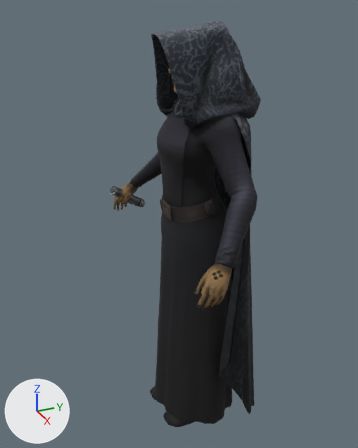
An edit to the glTF model extracted/char_barriss_light_pre/char_barriss_light_pre.anim.glb, drawn before and after from the same camera.
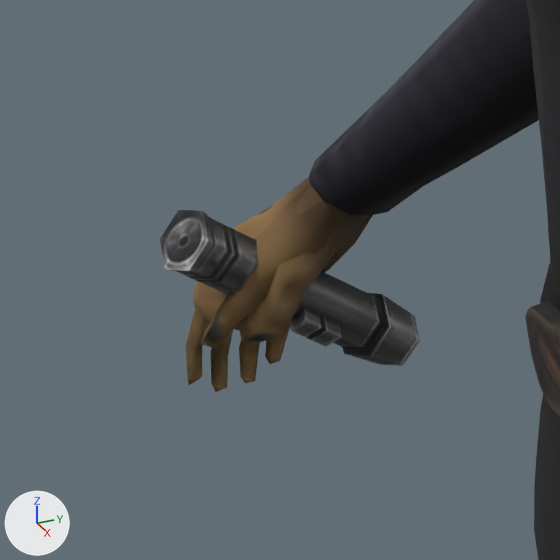
Old and new are each drawn whole from a camera (50 mm lens) standing at (1.78, -0.805, 1.908) and looking at (-0.06, 0.023, 0.987) and again close up on the part from 25% to 46% of the width and 35% to 52% of the height. Arrows for +X, +Y and +Z are at lower left; the lights stay in place. The first two pictures are the older version.

Objects in the first close-up: 'BarrissOffee_fist_r_mesh', 'BarrissOffee_hand_r_mesh', 'barrissoffee_mesh', 'swd_barriss_pre'.
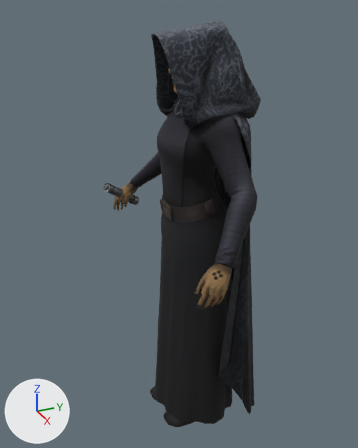
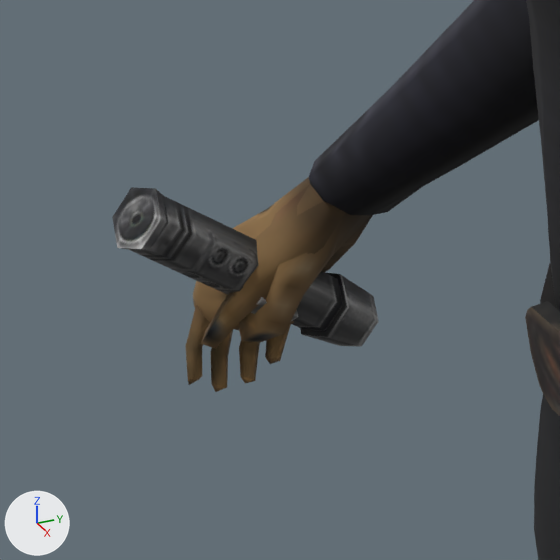
ob_right_wpnjnt is not drawn itself; it is the parent of ob_swd_barriss_pre.

Boxes (x1, y1, x2, y2) around the edits, measured in the close-ups (560 x 560 px):
'swd_barriss_pre', moved: before (160, 210, 420, 366); after (112, 187, 379, 347)

Diff of the bpy script that builds the scene:
```diff
--- a/extracted/char_barriss_light_pre/char_barriss_light_pre.anim.glb.py
+++ b/extracted/char_barriss_light_pre/char_barriss_light_pre.anim.glb.py
@@ ob_right_wpnjnt @@
 ob_right_wpnjnt.parent = ob_right_wpn_offsetjnt
-ob_right_wpnjnt.location = (-0.0881, -0.0449, 0.0)
+ob_right_wpnjnt.location = (-0.0881, 0.0, 0.0)
 ob_right_wpnjnt.rotation_euler = (0.0, -0.264, 0.0)  # degrees (0, -15, 0)
```
